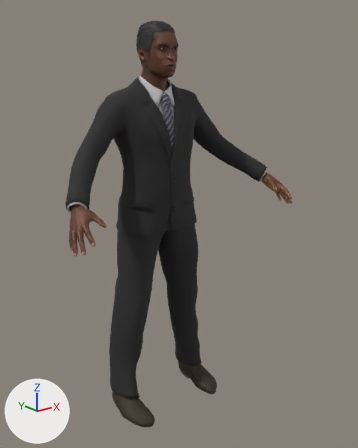
An edit to the glTF model town/models/m2.glb, drawn before and after from the same camera.
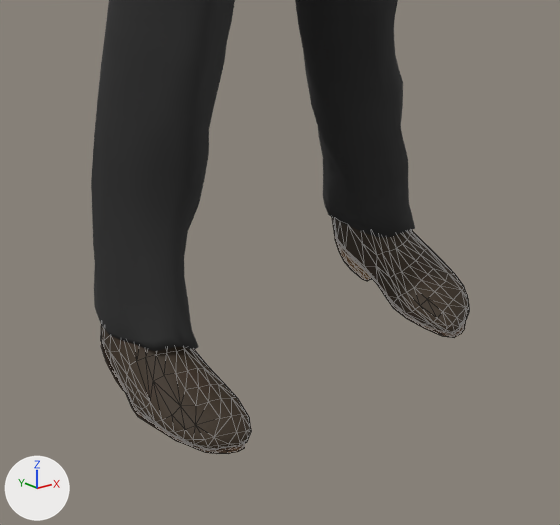
Each version appears first whole from a 50 mm lens placed at (-1.426, -2.001, 1.732), pointed at (0.041, -0.167, 0.998), and next in a close-up on the part from 23% to 68% of the width and 67% to 100% of the height. Every picture has the same lights, and +X, +Y and +Z are marked at lower left. The older version's two pictures come first. The close-ups show mesh edges as thin lines. Vertices at exactly the same position are counted once.

Names of what the first close-up shows: 'Human.male_elegantsuit01', 'Human.toigo_ankle_boots_male'.
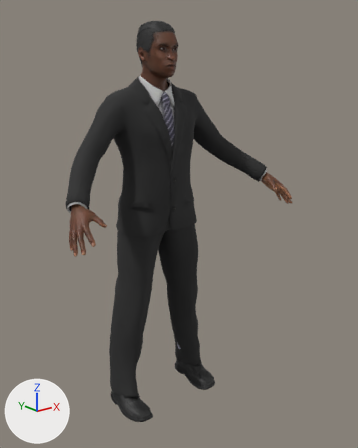
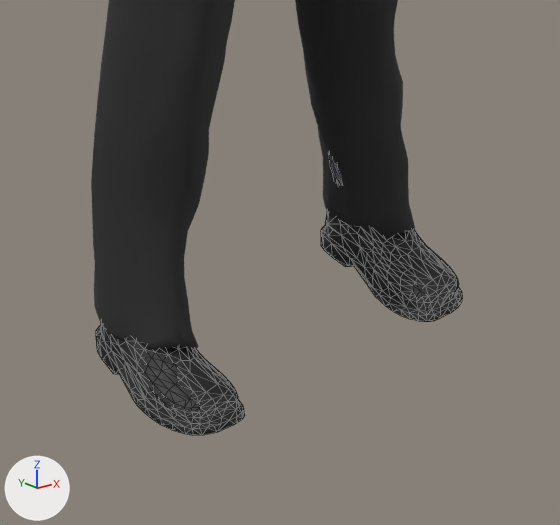
What the commit changed:
Picture 'shoes04_diffuse' (img_shoes04_diffuse) is new.
Picture 'shoes04_normal' (img_shoes04_normal) is new.
Material 'Human.shoes04' (mat_human_shoes04) is new.
Uses the picture img_shoes04_diffuse.
Uses the picture img_shoes04_normal.
me_boots_ankle_male is used by ob_human_toigo_ankle_boots_male; location (0.0, 0.0, 0.0).
me_boots_ankle_male had 912 vertices, 1778 faces and spanned x -0.296..0.295, y -0.267..0.065, z -0.017..0.201.
me_boots_ankle_male no longer uses material mat_human_toigo_ankle_boots_male.
me_boots_ankle_male now has 929 vertices, 1734 faces and spans x -0.288..0.288, y -0.238..0.067, z -0.004..0.246.
me_boots_ankle_male part 1: the loose piece of 458 vertices spanning x -0.296..-0.175, y -0.267..0.065, z -0.017..0.201 is rebuilt with 343 vertices and now spans x -0.288..-0.166, y -0.238..0.067, z -0.004..0.121, in mat_human_shoes04.
me_boots_ankle_male part 2: the loose piece of 454 vertices spanning x 0.175..0.295, y -0.267..0.065, z -0.017..0.201 is rebuilt with 341 vertices and now spans x 0.166..0.288, y -0.238..0.067, z -0.004..0.121, in mat_human_shoes04.
me_boots_ankle_male part 3: a new loose piece of 122 vertices spanning x 0.167..0.268, y -0.106..0.048, z 0.044..0.246, in mat_human_shoes04.
Other edits to the shape of me_boots_ankle_male do not show in these pictures.
me_boots_ankle_male gains material mat_human_shoes04.

Boxes [x1, y1, x2, y2] around the edits, measured in the close-ups (560 x 525 px):
'Human.toigo_ankle_boots_male', reshaped
    before: [101, 217, 469, 454]
    after: [96, 155, 462, 435]
part 1 of me_boots_ankle_male, rebuilt
    before: [101, 325, 251, 454]
    after: [96, 325, 245, 435]
part 2 of me_boots_ankle_male, rebuilt
    before: [332, 217, 469, 338]
    after: [321, 213, 462, 322]
part 3 of me_boots_ankle_male, added (mostly hidden)
    after: [329, 155, 341, 180]
